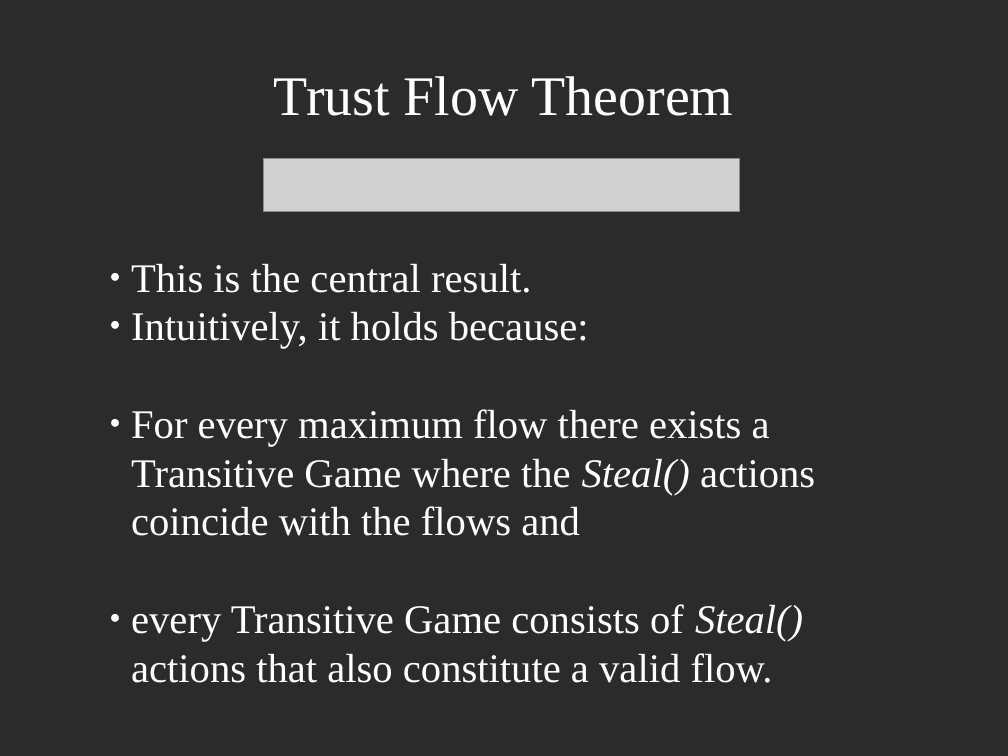
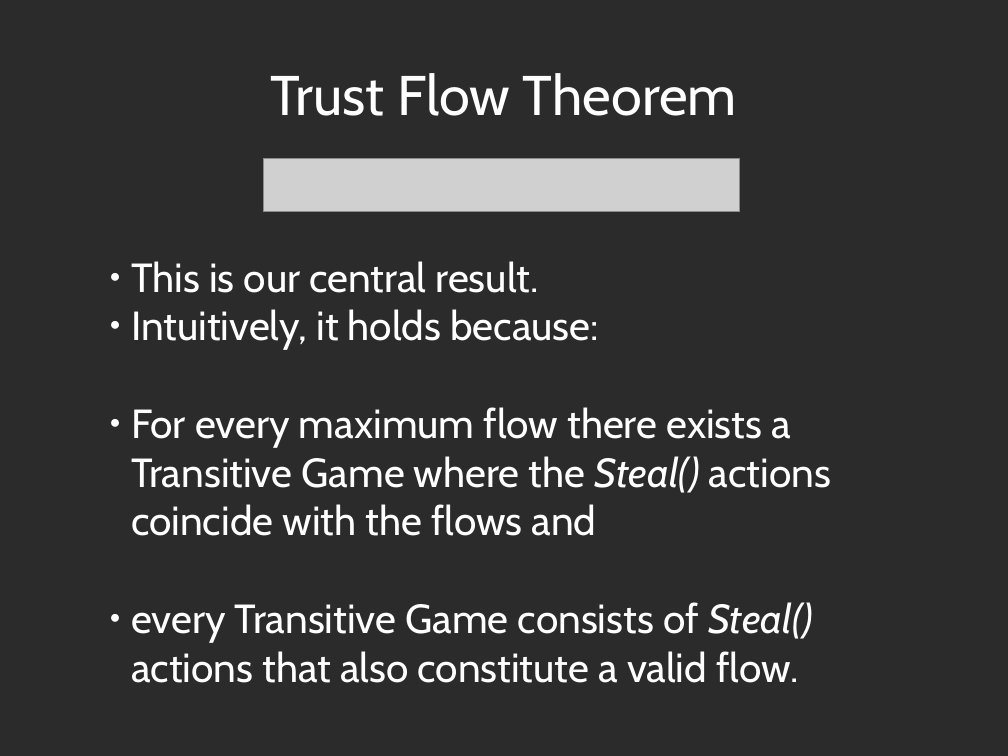
Before and after one commit to decrypto-org/TrustIsRisk, a slide deck: slide 16 of presentations/AtheCrypt10-1-2017/AtheCrypt10-1-2017.odp. Drawn at 1008x756 pixels with LibreOffice and Linux fonts; fonts in the diff are those of the drawing; grey boxes stand for pictures; background and template pictures are left out; a plain dark background stands for a picture behind light text. Boxes give left, top, right and bottom in pixels: in the first picture for what was removed or moved away, otherwise in the second. Text is boxed around its words. In the diff, an @@ line names an element or a change of style, - is before the commit and + after.

```diff
--- a/presentations/AtheCrypt10-1-2017/AtheCrypt10-1-2017.odp
+++ b/presentations/AtheCrypt10-1-2017/AtheCrypt10-1-2017.odp
@@ title "Trust Flow Theorem" at [271, 73, 737, 116]: font Times New Roman to Cabin @@
@@ text at [131, 261, 539, 293]: text changed; font Times New Roman to Cabin @@
-● This is the central result.
+● This is our central result.
@@ text at [131, 309, 831, 683]: font Times New Roman to Cabin in "Intuitively, it holds because:", "For every maximum flow there exists a ...", "every Transitive Game consists of Steal() actions ..." @@
```
Also in this commit, not shown: 19 other slides changed, 1 other file.
